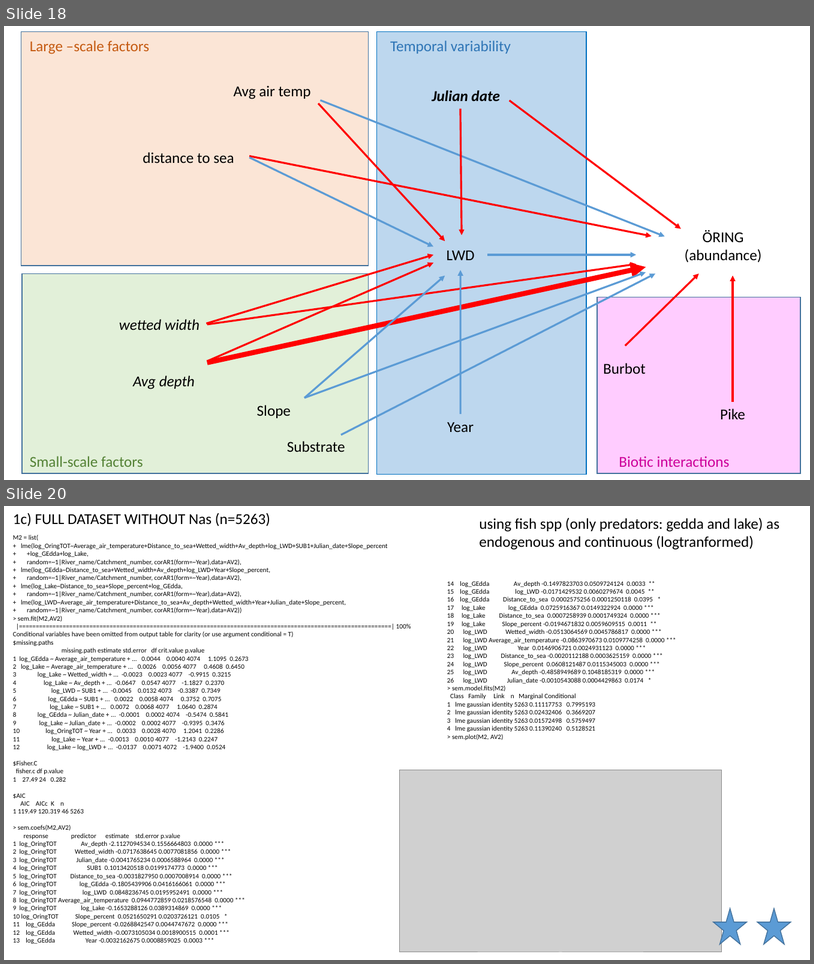
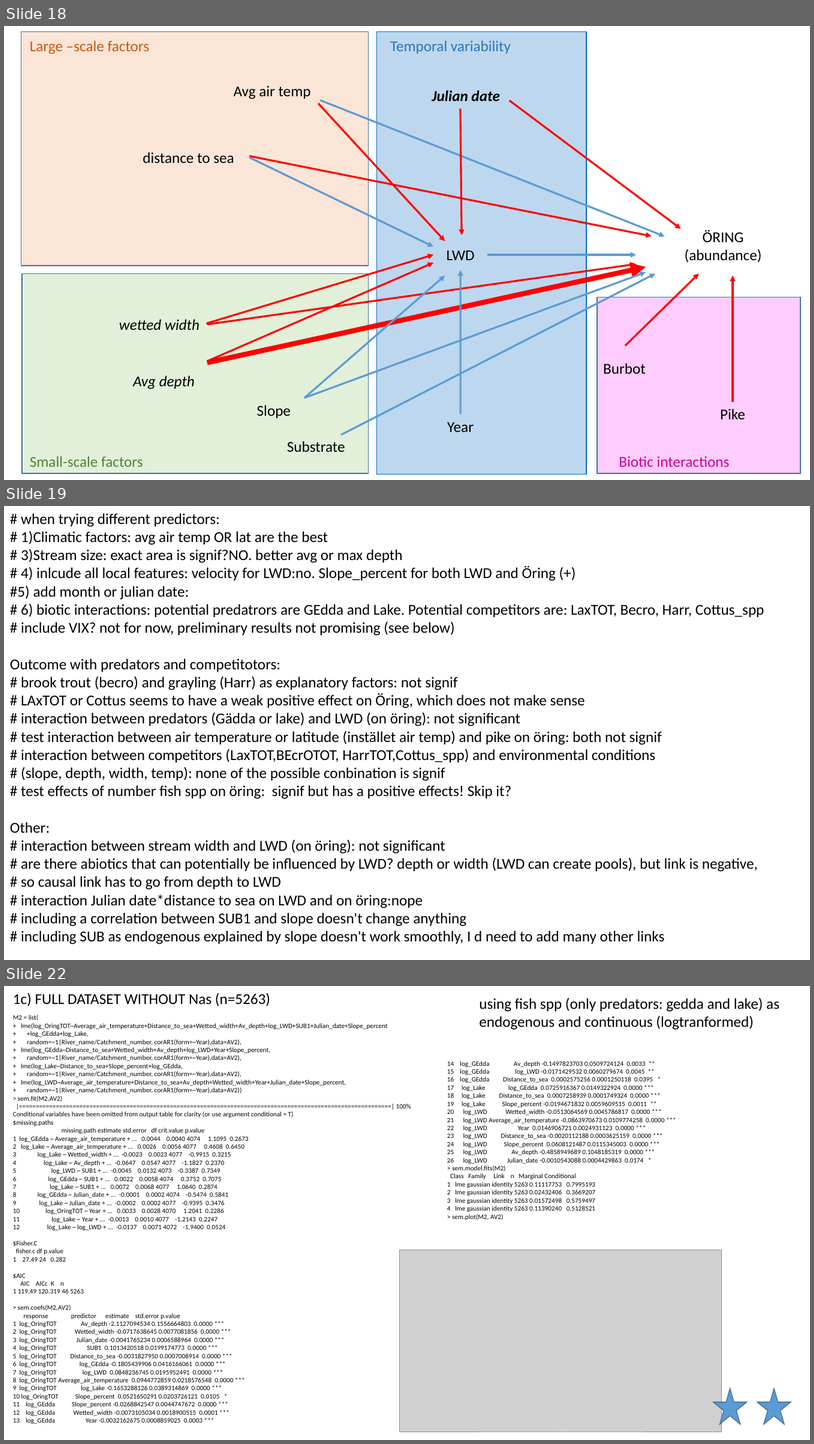
Before and after one commit to SerenaDonadi/Dod-ved, a slide deck: Electrofish data/LWD_analyses.pptx. Shown one above the other, each under a label of ours: slides 18 and 20 before the commit, slides 18, 19 and 22 after it; the slides between them are not shown. The pictures are 814x964 and 814x1444 pixels, drawn with LibreOffice and Linux fonts; fonts in the diff are those of the drawing; grey boxes stand for pictures. Boxes give left, top, right and bottom in pixels: in the first picture for what was removed or moved away, otherwise in the second. Text is boxed around its words. In the diff, an @@ line names an element or a change of style, - is before the commit and + after.

Commit message:
including migration type

```diff
--- a/Electrofish data/LWD_analyses.pptx
+++ b/Electrofish data/LWD_analyses.pptx
@@ slide 19 added at (4, 506, 810, 960), background #FFFFFF @@
@@ text added at (10, 513, 765, 944), 18 pt, text #000000 @@
+# when trying different predictors:
+# 1)Climatic factors: avg air temp OR lat are the best
+# 3)Stream size: exact area is signif?NO. better avg or max depth
+# 4) inlcude all local features: velocity for LWD:no. Slope_percent for both LWD and Öring (+)
+#5) add month or julian date:
+# 6) biotic interactions: potential predatrors are GEdda and Lake. Potential competitors are: LaxTOT, Becro, Harr, Cottus_spp
+# include VIX? not for now, preliminary results not promising (see below)
+Outcome with predators and competitotors:
+# brook trout (becro) and grayling (Harr) as explanatory factors: not signif
+# LAxTOT or Cottus seems to have a weak positive effect on Öring, which does not make sense
+# interaction between predators (Gädda or lake) and LWD (on öring): not significant
+# test interaction between air temperature or latitude (instället air temp) and pike on öring: both not signif
+# interaction between competitors (LaxTOT,BEcrOTOT, HarrTOT,Cottus_spp) and environmental conditions
+# (slope, depth, width, temp): none of the possible conbination is signif
+# test effects of number fish spp on öring: signif but has a positive effects! Skip it?
+Other:
+# interaction between stream width and LWD (on öring): not significant
+# are there abiotics that can potentially be influenced by LWD? depth or width (LWD can create pools), but link is negative,
+# so causal link has to go from depth to LWD
+# interaction Julian date*distance to sea on LWD and on öring:nope
+# including a correlation between SUB1 and slope doesn't change anything
+# including SUB as endogenous explained by slope doesn't work smoothly, I d need to add many other links
@@ what was slide 20 is now slide 22 @@
```
Also in this commit, not shown: 4 slides changed, 1 other slide added, 3 other files.
